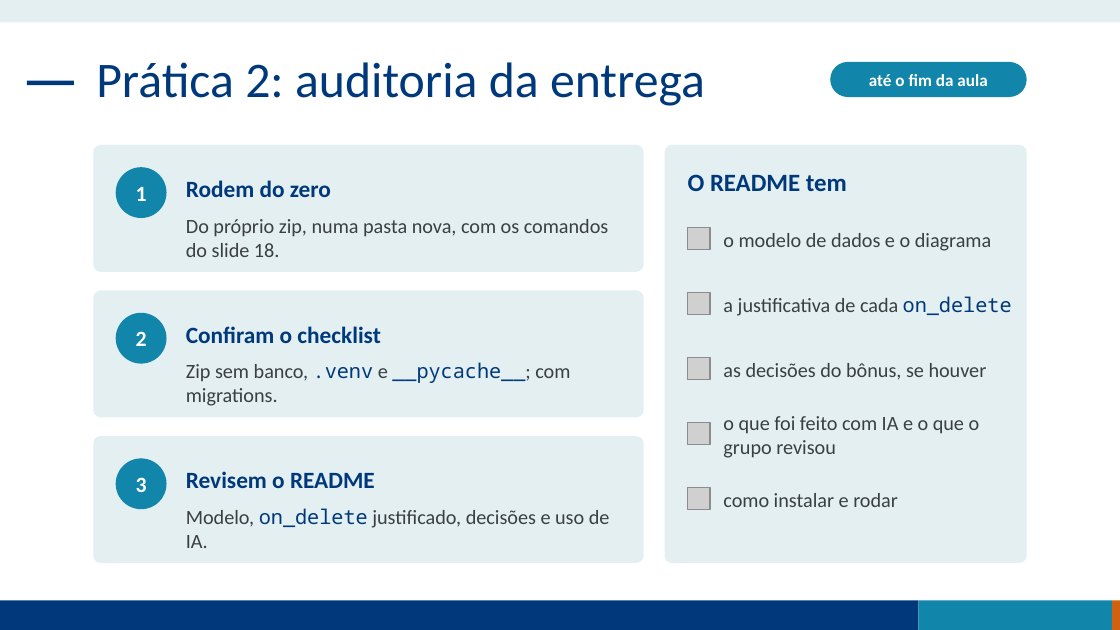
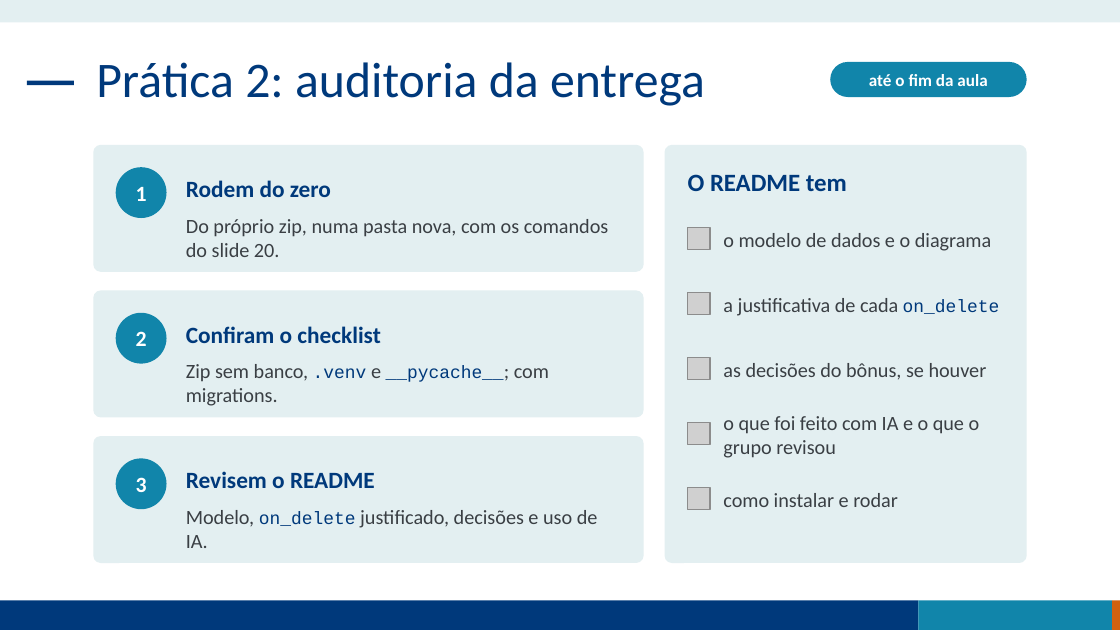
Before and after one commit to maxwalves/projetoPython, a slide deck: slide 24 of Aula3_RAD_de_ponta_a_ponta.pptx (slide 22 before the commit). Drawn at 1120x630 pixels with LibreOffice and Linux fonts; fonts in the diff are those of the drawing; grey boxes stand for pictures. Boxes give left, top, right and bottom in pixels: in the first picture for what was removed or moved away, otherwise in the second. Text is boxed around its words. In the diff, an @@ line names an element or a change of style, - is before the commit and + after.

```diff
--- a/Aula3_RAD_de_ponta_a_ponta.pptx
+++ b/Aula3_RAD_de_ponta_a_ponta.pptx
@@ text at [186,219,608,257]: text changed @@
-Do próprio zip, numa pasta nova, com os comandos do slide 18.
+Do próprio zip, numa pasta nova, com os comandos do slide 20.
@@ text "a justificativa de cada on_delete" at [723,298,1000,316]: size 13 to 11.5 pt, font Noto Sans Mono to Courier New in "on_delete" @@
@@ text "Zip sem banco, .venv e ..." at [186,364,549,406]: size 13 to 11.5 pt, font Noto Sans Mono to Courier New in ".venv __pycache__;" @@
@@ text "Modelo, on_delete justificado, decisões e ..." at [186,510,598,548]: size 13 to 11.5 pt, font Noto Sans Mono to Courier New in "on_delete" @@
```
Also in this commit, not shown: 16 other slides changed, 2 slides added, 3 other files.
